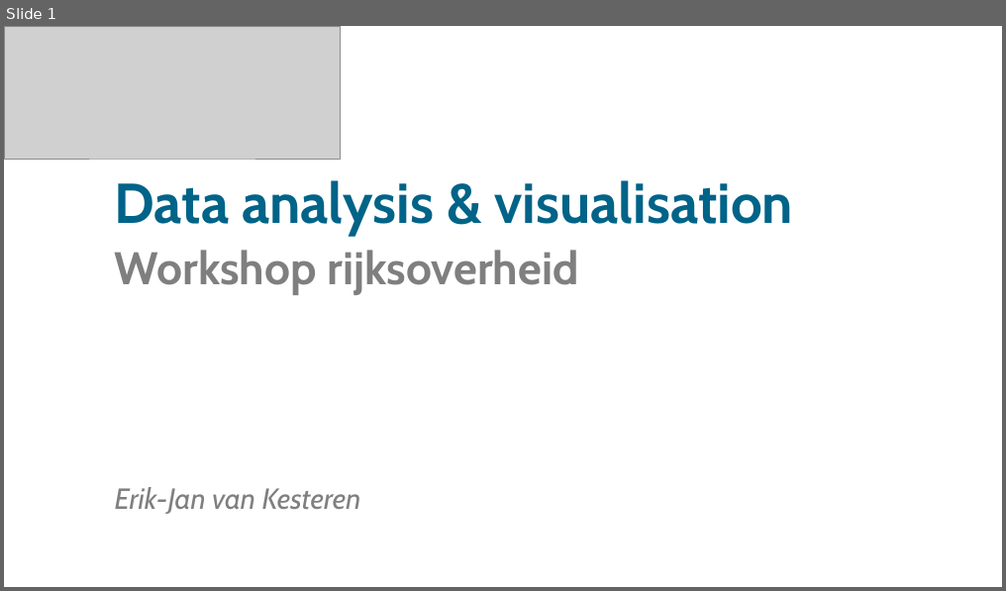
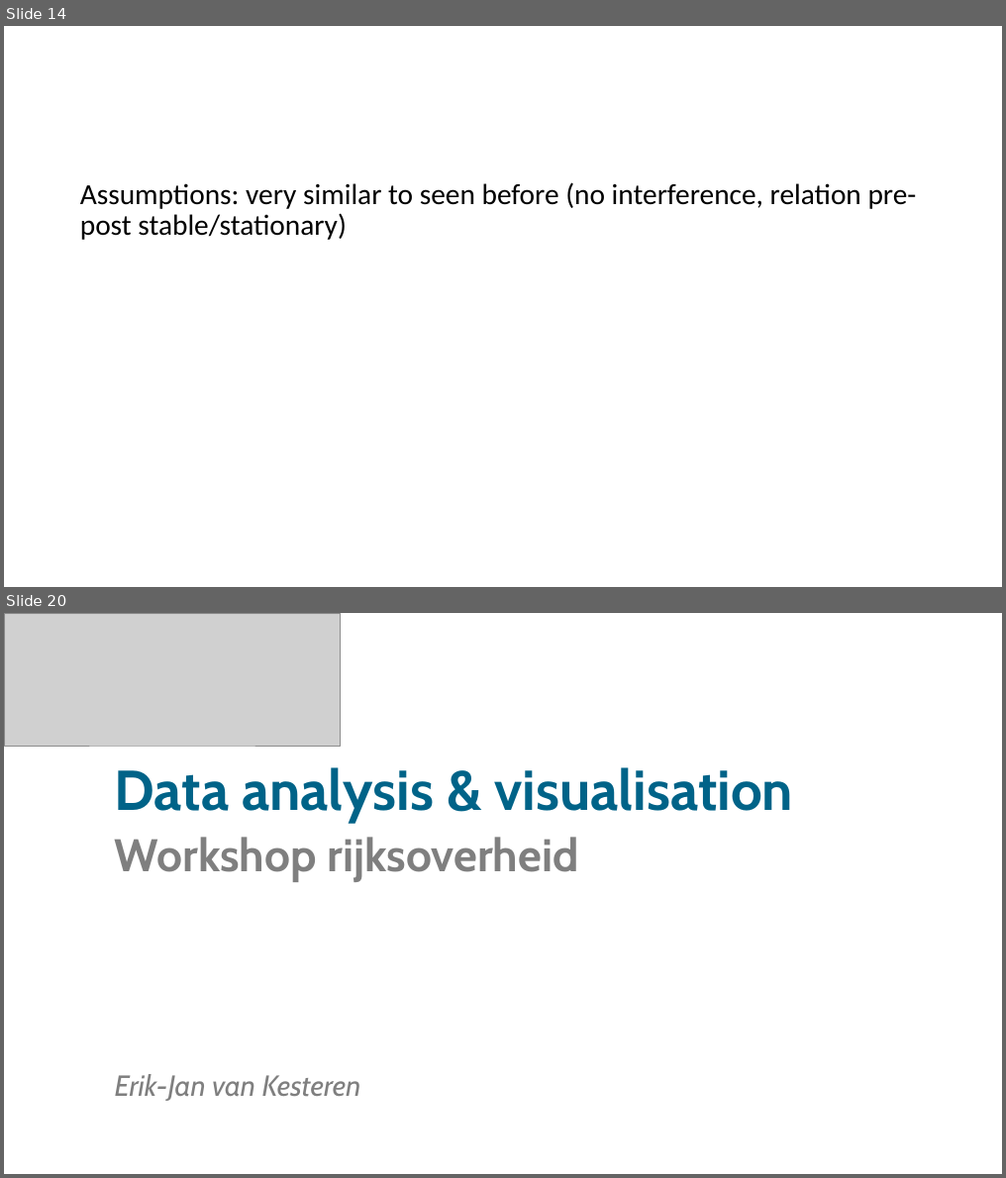
Before and after one commit to sodascience/workshop_causal_impact_assessment, a slide deck: lectures/04_causal_impact/causal_impact.pptx. Shown one above the other, each under a label of ours: slide 1 before the commit, slides 14 and 20 after it; the slides between them are not shown. The pictures are 1006x591 and 1006x1178 pixels, drawn with LibreOffice and Linux fonts; fonts in the diff are those of the drawing; grey boxes stand for pictures. Boxes give left, top, right and bottom in pixels: in the first picture for what was removed or moved away, otherwise in the second. Text is boxed around its words. In the diff, an @@ line names an element or a change of style, - is before the commit and + after.

```diff
--- a/lectures/04_causal_impact/causal_impact.pptx
+++ b/lectures/04_causal_impact/causal_impact.pptx
@@ slide 14 added at <box>4,26,1002,587</box>, background #FFFFFF @@
@@ text added at <box>80,182,917,240</box>, 28 pt, text #000000 @@
+Assumptions: very similar to seen before (no interference, relation pre-post stable/stationary)
@@ what was slide 1 is now slide 20 @@
```
Also in this commit, not shown: 1 slide changed, 17 other slides added, 1 slide removed, 3 other files.
